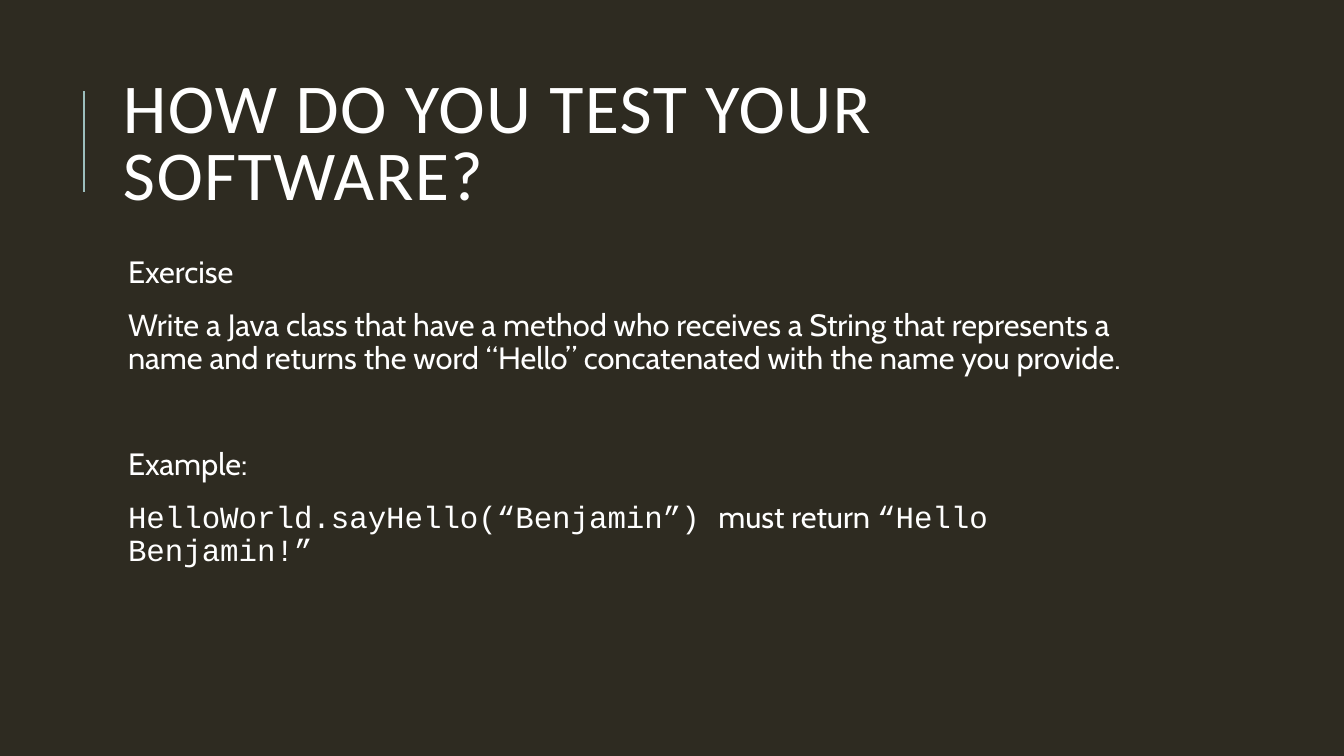
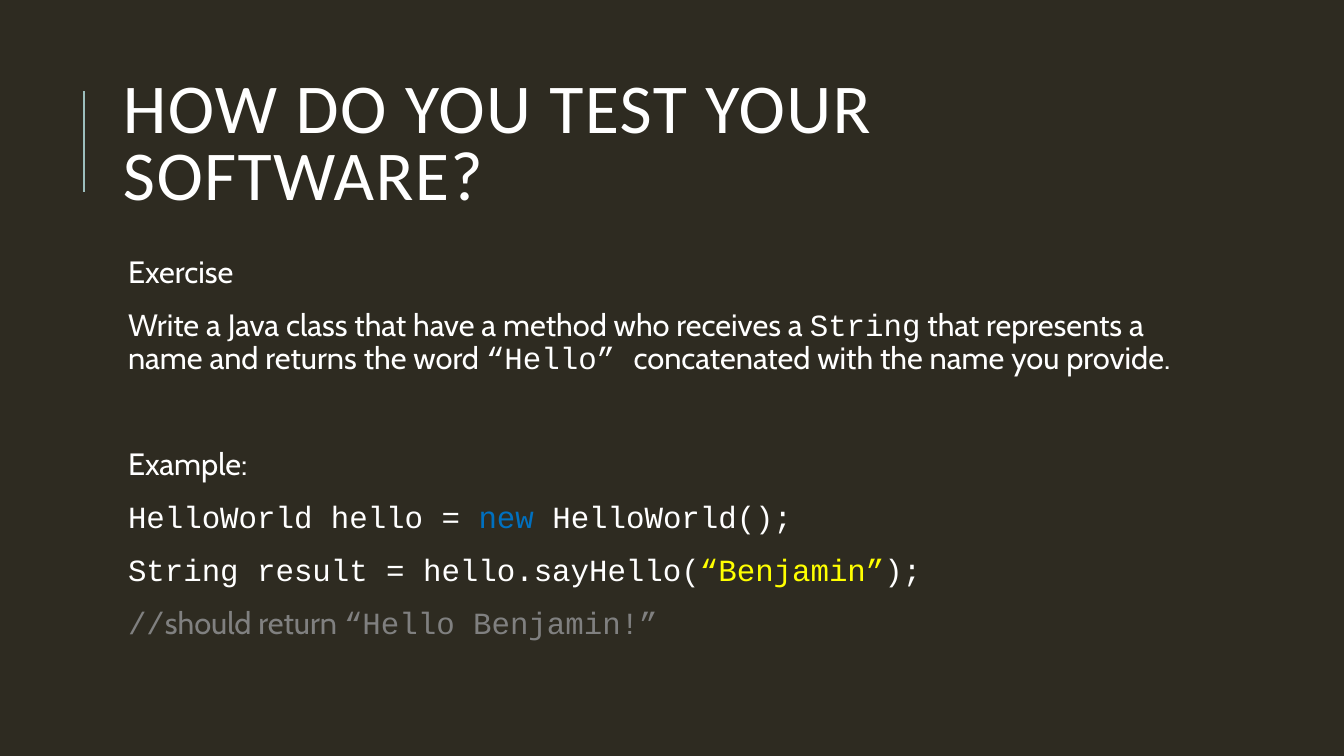
Before and after one commit to DevelopersDelicias/tdd_workshop, a slide deck: slide 4 of tdd_ws.pptx. Drawn at 1344x756 pixels with LibreOffice and Linux fonts; fonts in the diff are those of the drawing. Boxes give left, top, right and bottom in pixels: in the first picture for what was removed or moved away, otherwise in the second. Text is boxed around its words. In the diff, an @@ line names an element or a change of style, - is before the commit and + after.

```diff
--- a/tdd_ws.pptx
+++ b/tdd_ws.pptx
@@ text at <box>128,313,1170,376</box>: font Cabin to Courier New in "String “Hello”" @@
@@ text at <box>128,506,921,640</box>: text changed @@
-  HelloWorld.sayHello(“Benjamin”) must return “Hello Benjamin!”
+  HelloWorld hello = new HelloWorld();
+  String result = hello.sayHello(“Benjamin”);
+  //should return “Hello Benjamin!”
```
Also in this commit, not shown: 7 other slides changed, 109 slides added, 1 slide removed.
